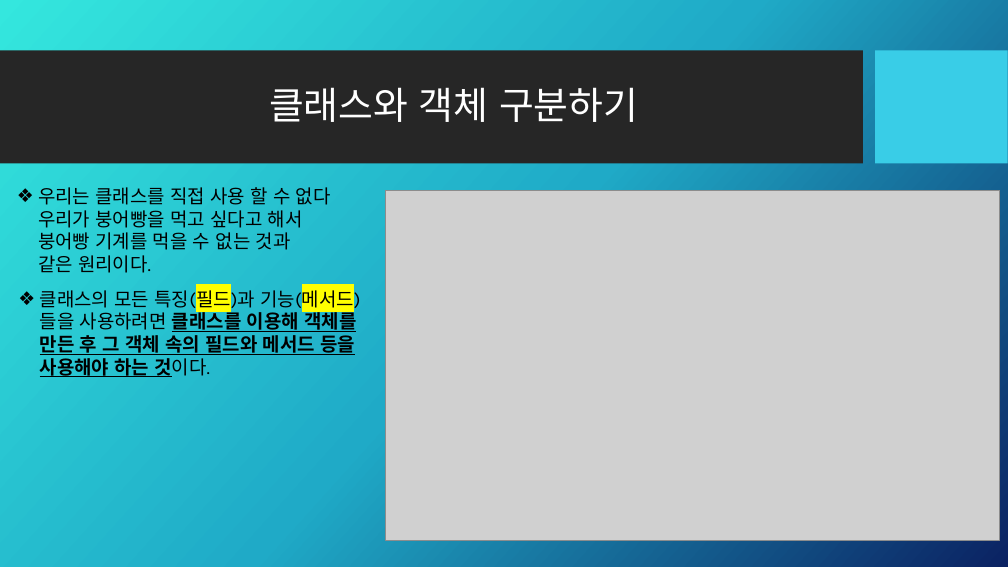
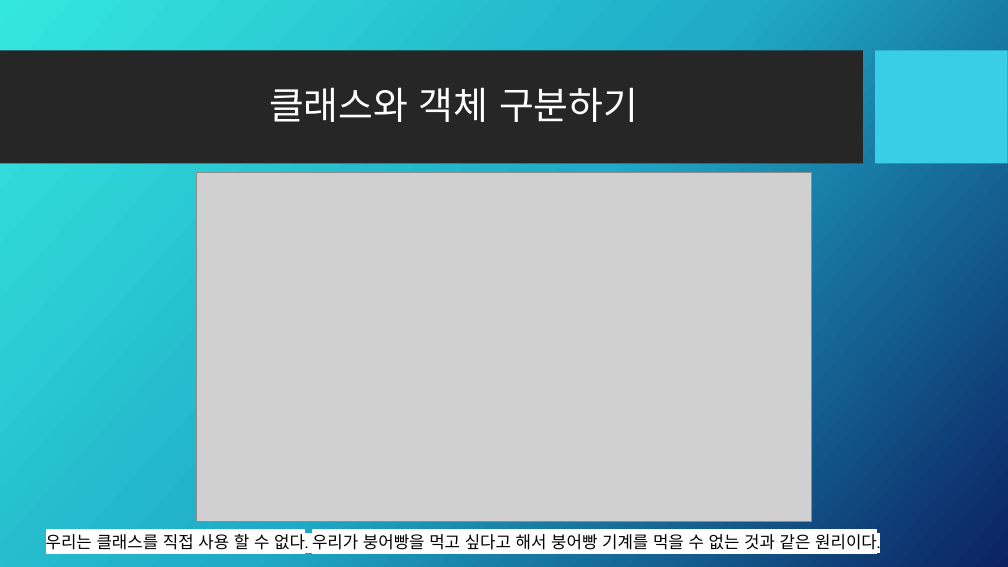
Before and after one commit to Kalex007s/java, a slide deck: slide 10 of study001/교육자료/java.pptx (slide 9 before the commit). Drawn at 1008x567 pixels with LibreOffice and Linux fonts; fonts in the diff are those of the drawing; grey boxes stand for pictures; background and template pictures are left out. Boxes give left, top, right and bottom in pixels: in the first picture for what was removed or moved away, otherwise in the second. Text is boxed around its words. In the diff, an @@ line names an element or a change of style, - is before the commit and + after.

```diff
--- a/study001/교육자료/java.pptx
+++ b/study001/교육자료/java.pptx
@@ picture moved from (x1=386, y1=191, x2=1000, y2=540) to (x1=197, y1=172, x2=811, y2=522) @@
@@ text removed at (x1=40, y1=286, x2=360, y2=377) @@
-❖ 클래스의 모든 특징(필드)과 기능(메서드)들을 사용하려면 클래스를 이용해 객체를 만든 후 그 객체 속의 필드와 메서드 등을 사용해야 하는 것이다.
@@ text at (x1=46, y1=531, x2=880, y2=550): text changed; size 18 to 16 pt @@
-❖ 우리는 클래스를 직접 사용 할 수 없다
-  우리가 붕어빵을 먹고 싶다고 해서
-붕어빵 기계를 먹을 수 없는 것과
-같은 원리이다.
+우리는 클래스를 직접 사용 할 수 없다. 우리가 붕어빵을 먹고 싶다고 해서 붕어빵 기계를 먹을 수 없는 것과 같은 원리이다.
```
Also in this commit, not shown: 8 slides added, 5 other files.
